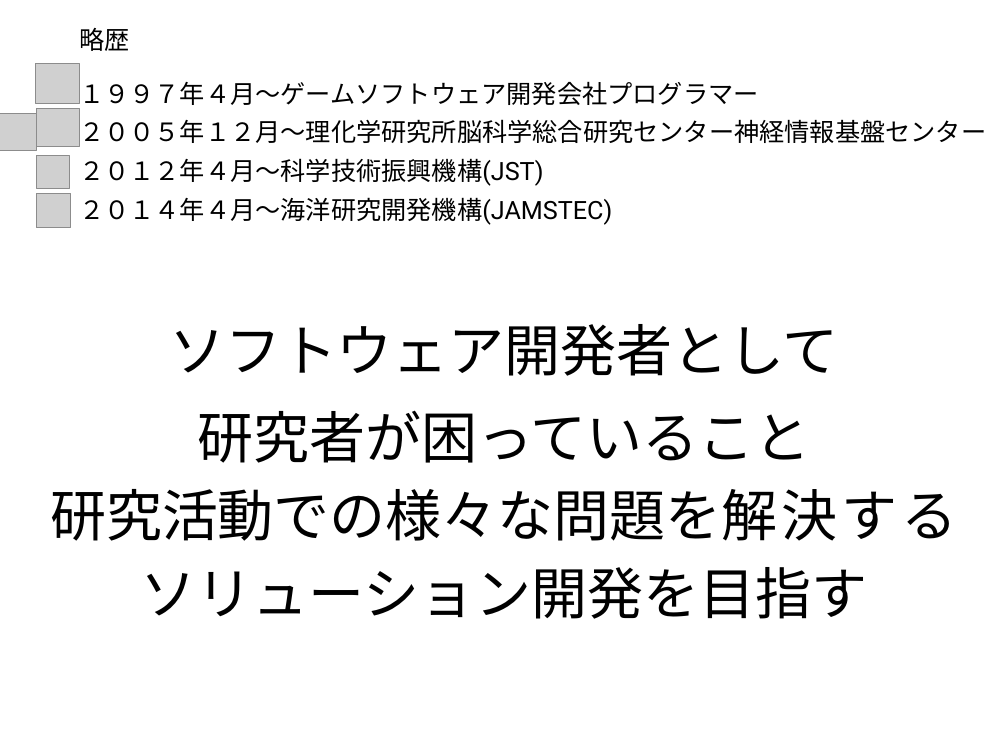
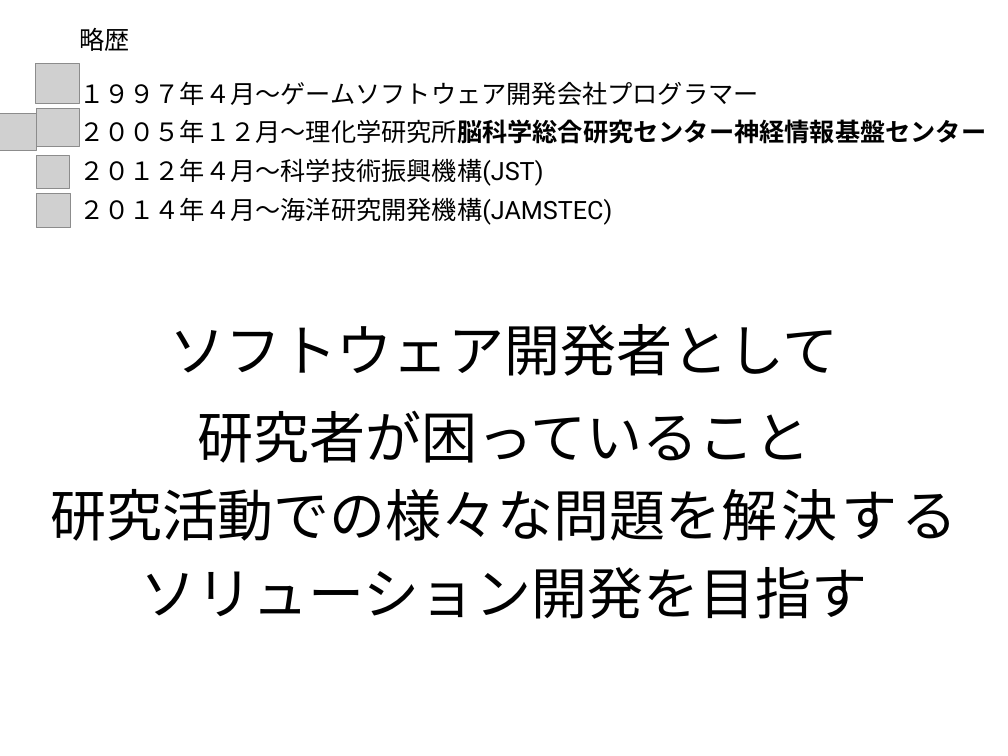
Before and after one commit to f-akazawa/akaz_uecdevelop, a slide deck: slide 2 of doc/中間発表資料.pptx. Drawn at 1008x756 pixels with LibreOffice and Linux fonts; fonts in the diff are those of the drawing; grey boxes stand for pictures. Boxes give left, top, right and bottom in pixels: in the first picture for what was removed or moved away, otherwise in the second. Text is boxed around its words. In the diff, an @@ line names an element or a change of style, - is before the commit and + after.

```diff
--- a/doc/中間発表資料.pptx
+++ b/doc/中間発表資料.pptx
@@ text at [79,116,986,147]: bold on in "２００５年１２月～理化学研究所脳科学総合研究センター神経情報基盤センター" @@
```
Also in this commit, not shown: 16 other slides changed, 7 slides removed.
